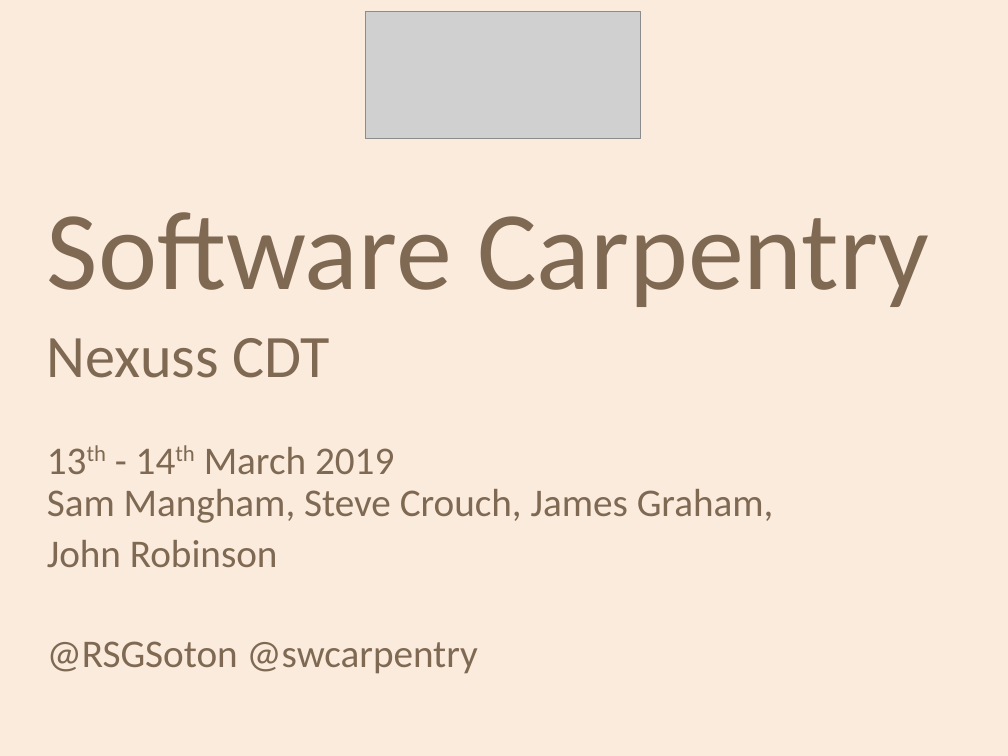
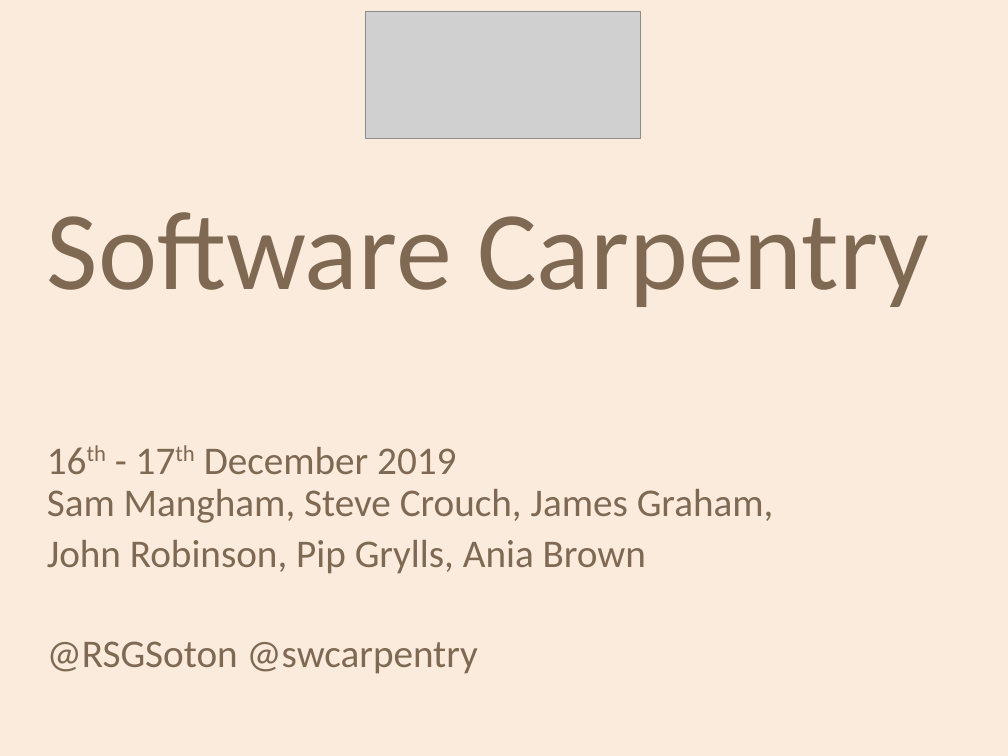
Before and after one commit to Southampton-RSG/2021-11-1-socobio-crs, a slide deck: slide 1 of welcome/swc-rsg-short-intro.odp. Drawn at 1008x756 pixels with LibreOffice and Linux fonts; fonts in the diff are those of the drawing; grey boxes stand for pictures; background and template pictures are left out. Boxes give left, top, right and bottom in pixels: in the first picture for what was removed or moved away, otherwise in the second. Text is boxed around its words. In the diff, an @@ line names an element or a change of style, - is before the commit and + after.

```diff
--- a/welcome/swc-rsg-short-intro.odp
+++ b/welcome/swc-rsg-short-intro.odp
@@ text at bbox=[47, 447, 774, 574]: text changed @@
-Nexuss CDT
-13th - 14th March 2019
-Sam Mangham, Steve Crouch, James Graham,
-John Robinson
+16th - 17th December 2019
+Sam Mangham, Steve Crouch, James Graham,
+John Robinson, Pip Grylls, Ania Brown
```
Also in this commit, not shown: 5 other slides changed, 1 slide removed, 3 other files.
